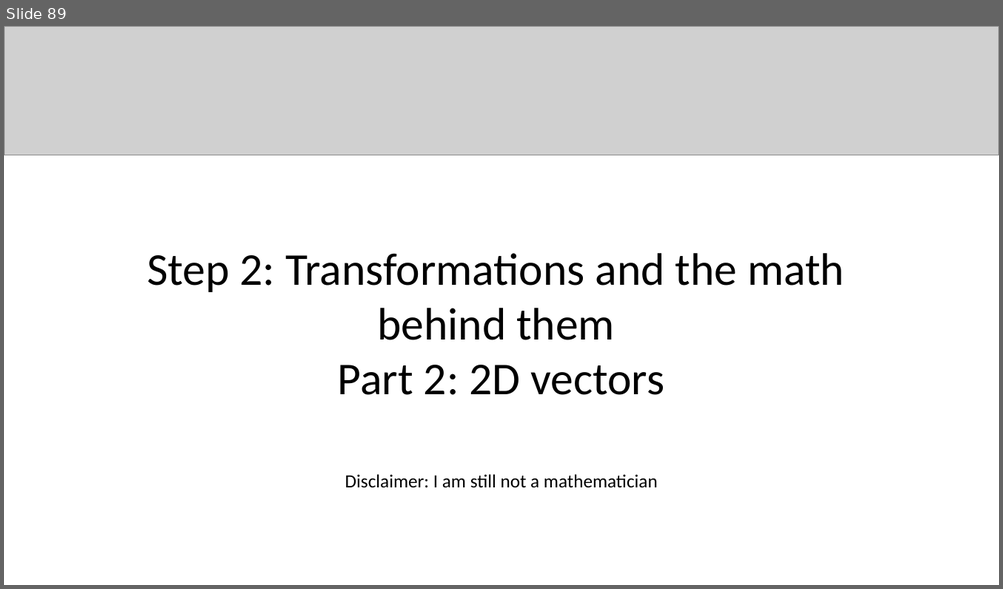
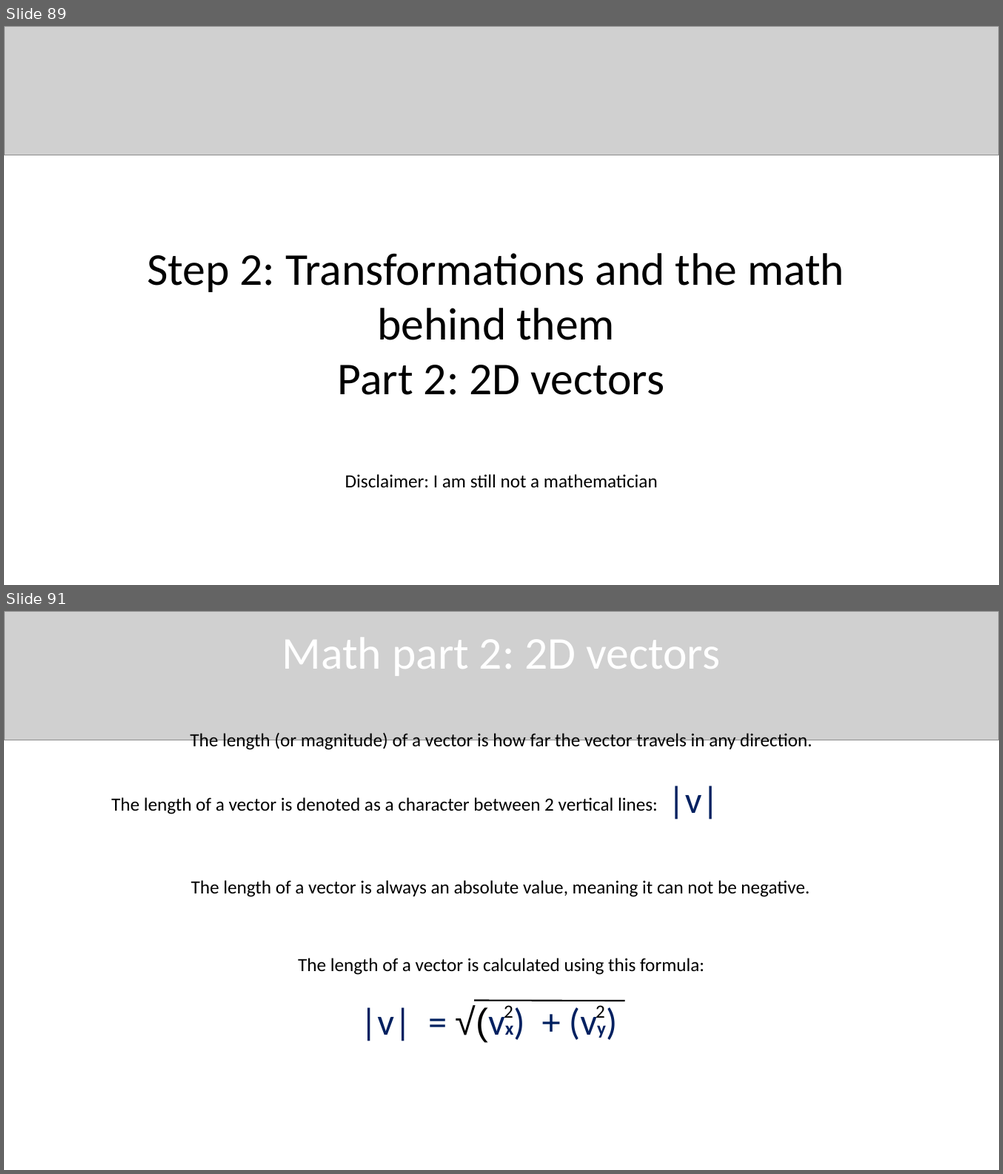
Before and after one commit to QuincyJacobs/WebGLTutorial, a slide deck: Presentation/Presentation WebGL.pptx. Shown one above the other, each under a label of ours: slide 89 before the commit, slides 89 and 91 after it; the slides between them are not shown. The pictures are 1003x589 and 1003x1174 pixels, drawn with LibreOffice and Linux fonts; fonts in the diff are those of the drawing; grey boxes stand for pictures. Boxes give left, top, right and bottom in pixels: in the first picture for what was removed or moved away, otherwise in the second. Text is boxed around its words. In the diff, an @@ line names an element or a change of style, - is before the commit and + after.

Commit message:
Presentation update (Math)

```diff
--- a/Presentation/Presentation WebGL.pptx
+++ b/Presentation/Presentation WebGL.pptx
@@ slide 91 added at box(4, 611, 999, 1170), background #FFFFFF @@
@@ picture added at box(4, 611, 999, 741) @@
@@ text added at box(282, 638, 720, 676), 44 pt, text #FFFFFF @@
+Math part 2: 2D vectors
@@ text added at box(190, 732, 811, 752), 18 pt, text #000000 @@
+The length (or magnitude) of a vector is how far the vector travels in any direction.
@@ text added at box(668, 786, 719, 820), 36 pt, text #002060 @@
+|v|
@@ text added at box(111, 797, 657, 815), 18 pt, text #000000 @@
+The length of a vector is denoted as a character between 2 vertical lines:
@@ text added at box(191, 880, 809, 897), 18 pt, text #000000 @@
+The length of a vector is always an absolute value, meaning it can not be negative.
@@ text added at box(298, 958, 704, 975), 18 pt, text #000000 @@
+The length of a vector is calculated using this formula:
@@ text added at box(360, 1008, 411, 1042), 36 pt, text #002060 @@
+|v| = √(vx) + (vy)
@@ line added from (625, 1001) to (474, 1000), #000000 1.5 pt @@
@@ text added at box(504, 1005, 513, 1019), 18 pt, text #000000 @@
+2
@@ text added at box(595, 1005, 605, 1020), 18 pt, text #000000 @@
+2
```
Also in this commit, not shown: 3 slides changed, 3 other slides added, 1 other file.
